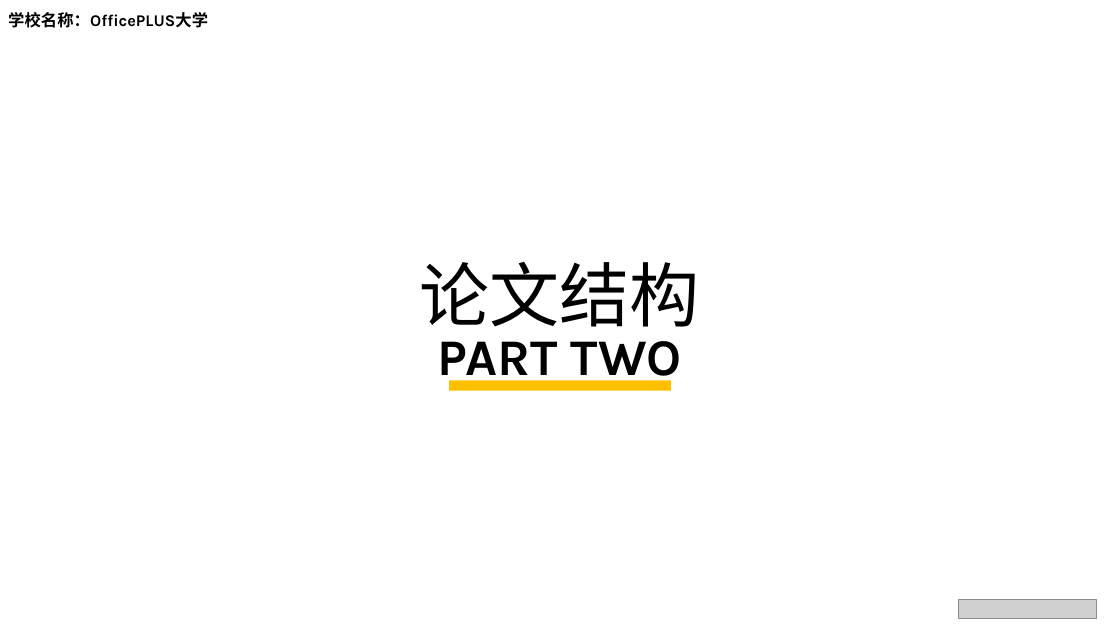
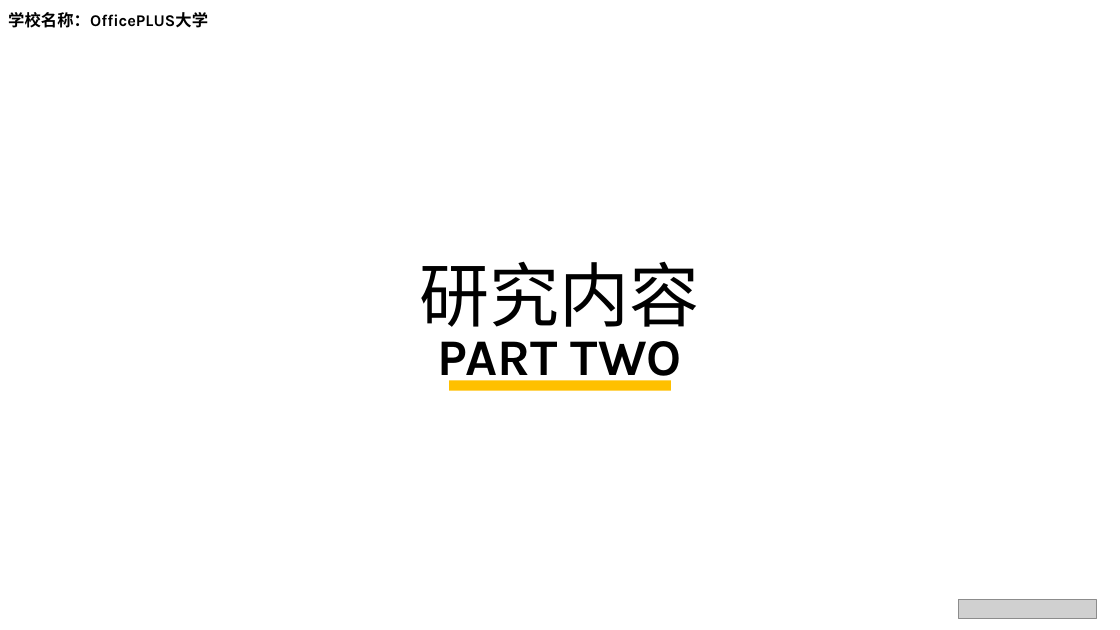
Before and after one commit to sunfiyes/File, a slide deck: slide 7 of 开题/开题答辩.pptx. Drawn at 1120x630 pixels with LibreOffice and Linux fonts; fonts in the diff are those of the drawing; grey boxes stand for pictures; background and template pictures are left out. Boxes give left, top, right and bottom in pixels: in the first picture for what was removed or moved away, otherwise in the second. Text is boxed around its words. In the diff, an @@ line names an element or a change of style, - is before the commit and + after.

```diff
--- a/开题/开题答辩.pptx
+++ b/开题/开题答辩.pptx
@@ text at [420,261,700,327]: text changed @@
-论文结构
+研究内容
```
Also in this commit, not shown: 3 other slides changed, 2 slides added, 2 slides removed.
